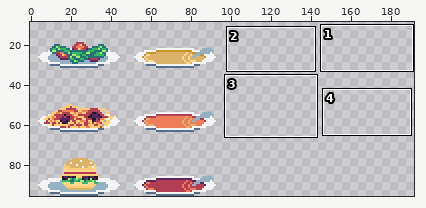
File history of a pixel-art file, art/plates.aseprite. Above: a wide view before the commit, with the close-up outlined.
Close-up. First the earlier version:
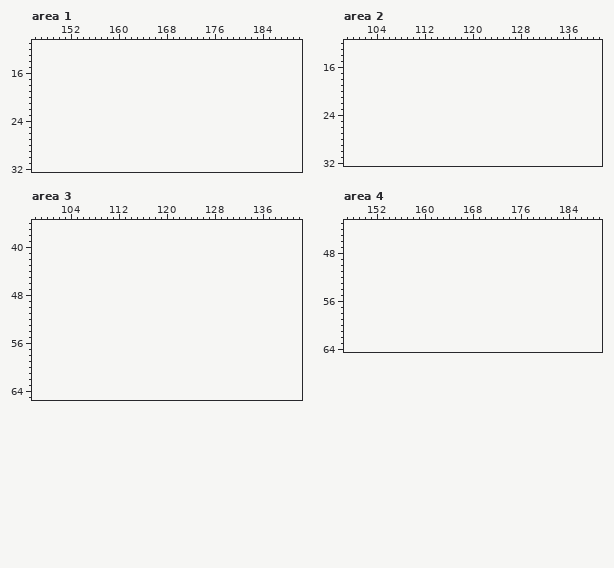
96x96 pixels, 1 frame. Shown: area 1: x 146..190, y 11..32; area 2: x 99..141, y 12..32; area 3: x 98..142, y 36..65; area 4: x 147..189, y 43..64. The old version is drawn lined up with the new one, on the new canvas. The wide view leaves out empty margins. The commit also changed other parts of the picture, which this record leaves out.
New version:
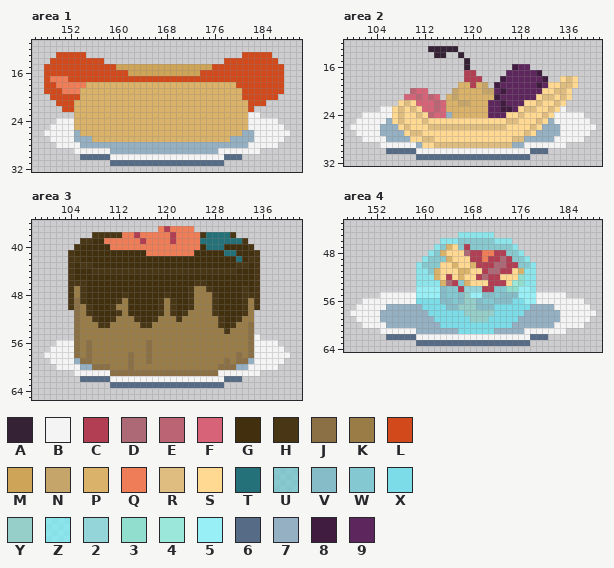
Palette (. is transparent): A #352235  B #f4f4f4  C #b13e53  D #ae6976  E #ba6474  F #d76378  G #412f0e  H #493614  J #8a7044  K #9a7c47  L #d2491b  M #cea458  N #c6a56b  P #dbb269  Q #ef7d57  R #dfbc7f  S #ffd892  T #257179  U #6cc8ceb6  V #85bcc8  W #84c9d2  X #7cdde8  Y #96cec9  Z #73eff7b6  2 #93d5d9  3 #91dece  4 #9be8da  5 #98f0f6  6 #566c86  7 #94b0c2  8 #411c41  9 #5d275d
From old to new:
canvas 96x96 -> 192x96
Changed rows in their new state; - is an unchanged pixel.
Area 1:
first column x 148:
13 --LLLLL--------------------------LLLLL---
14 -LLLLLLLLL--------------------LLLLLLLLL--
15 LLLLLLLLLLLLMMMMMMMMMMMMMMMMLLLLLLLLLLLL-
16 LLLLLLLLLLLLLLMMMMMMMMMMMMLLLLLLLLLLLLLL-
17 LQQQLLLLLLLLLLLLLLLLLLLLLLLLLLLLLLLLLLLL-
18 LLQQQQQPPPPPPPPPPPPPPPPPPPPPPPPPLLLLLLLL-
19 LLLQQQPPPPPPPPPPPPPPPPPPPPPPPPPPPLLLLLLL-
20 -LLLLLPPPPPPPPPPPPPPPPPPPPPPPPPPPLLLLLL--
21 --LLLPPPPPPPPPPPPPPPPPPPPPPPPPPPPPLLL----
22 ---LLPPPPPPPPPPPPPPPPPPPPPPPPPPPPPL------
23 -----PPPPPPPPPPPPPPPPPPPPPPPPPPPPPBB-----
24 --BBBPPPPPPPPPPPPPPPPPPPPPPPPPPPPPBBBBB--
25 -BBBBPPPPPPPPPPPPPPPPPPPPPPPPPPPPPBBBBBB-
26 BBBBB7PPPPPPPPPPPPPPPPPPPPPPPPPPP77BBBBBB
27 -BBBB777PPPPPPPPPPPPPPPPPPPPPPP7777BBBBB-
28 --BBBB7777777777777777777777777777BBBBB--
29 -----BBBBBB777777777777777777BBBBBBB-----
30 ------66666BBBBBBBBBBBBBBBBBBB666--------
31 -----------6666666666666666666-----------
Area 2:
first column x 100:
13 -------------AAAAA-----------------------
14 --------------AA--A----------------------
15 -------------------A---------------------
16 -------------------A-------899-----------
17 -------------------CC-----999998---------
18 -------------------CCC---89999998--SRS---
19 ------------------PPCPN-899999989SSRRS---
20 ----------EFF----NPPPPNN98999999SSRRS----
21 ---------FFEFEF-PNPPPPPP8999999SRRSRS----
22 --------SRSFFFEFPPNNPPP998999SSRSSRS-----
23 -----BBSRSRSFFEFPPPPPPP99889SRRSSRSB-----
24 --BBBBBSRSSRSEFF7PPPPPP999SSRSSSRSBBBBB--
25 -BBBBB7SRSSSRSSSSSSSSSSSSSRRSSSRS7BBBBBB-
26 BBBBB777SRSSSRRRRRRRRRRRRRSSSSRS777BBBBBB
27 -BBBB7777SRRSSSSSSSSSSSSSSSSSRS7777BBBBB-
28 --BBBB7777SSRRSSSSSSSSSSSSSRR77777BBBBB--
29 -----BBBBBB7SSRRRRRRRRRRRRR77BBBBBBB-----
30 ------66666BBBBBBBBBBBBBBBBBBB666--------
31 -----------6666666666666666666-----------
Area 3:
first column x 100:
37 -------------------QCQQQQ----------------
38 --------HHHHHQQCQQQQQCQQQQHTTTTH---------
39 ------HHGGQQQQQQCQQQQCQQQQTTTTTTTH-------
40 -----HGGGGGQQQQQQQQQQQQQQQGTTTGGGGH------
41 ----HGGGGGGGGGGGGQQQQQQQQGGGGGTTGGGH-----
42 ----HHGGGGGGGGGGGGGGGGGGGGGGGGGGTGHH-----
43 ----HGHHGGGGGGGGGGGGGGGGGGGGGGGGHHGH-----
44 ----HGGGHHHHHHHHHHHHHHHHHHHHHHHHGGGH-----
45 ----HGGGGGGGGGGGGGGGGGGGGGGGGGGGGGGH-----
46 ----HHHGGGGGGGGGGGGGGGGGGHHGGGGGGGGH-----
47 ----HKHGGGGGGGGGGGGGGGGGHKKHGGGGGHGH-----
48 ----HKHGGGGGGHGGGGGGHGGGHKKKHGGGGHHH-----
49 ----HJHGGGGGHKGGGGGHKHGGHKKKHGGGGHKH-----
50 ----HJKHGGGHKKGGGGGHKHGGHKKKHGGGGHKH-----
51 -----JKHGGGGHKGGGGGHKHGHKKKKHGGGGHK------
52 -----JKKHGGHKKKHGGHKKKHKKKKKKHGGHKK------
53 -----JKKKHHKKKKKHHKKKKKKKKKKKHGHKKJ------
54 -----JKKKKKKKKKKKKKKKKKKKKKKKKHKKKJ------
55 -----JKKKKKKKKKKKKKKKKKKKKKKKKKKKKJB-----
56 --BBBJKJKKKKKKKKKJKKKKKKKKKKKKKKKKJBBBB--
57 -BBBBJKJKKKKKKKKKJKKKKKKKKKKKKKKKKJBBBBB-
58 BBBBBJKJKKKKKKJKKJKKKKKKKKKKKKKKJKJBBBBBB
59 -BBBB7JJKKKKKKJKKJKKKKKKKKKKKKJKJJ7BBBBB-
60 --BBBB77JJJKKKJKKKKKKKKKKKKKKJJJ77BBBBB--
61 -----BBBBBBJJJJJJJJJJJJJJJJJJBBBBBBB-----
62 ------66666BBBBBBBBBBBBBBBBBBB666--------
63 -----------6666666666666666666-----------
Area 4:
first column x 148:
45 ------------------ZZZZZZ-----------------
46 ---------------ZZZUUUUUUZZZ--------------
47 --------------ZUPSUCUUUUUUUZ-------------
48 -------------ZUPSSSDCCQQCCUUZ------------
49 ------------ZUUUPSSSCCQCCDCUUZ-----------
50 -----------ZUUUSSPSSPCCCDDCCUUZ----------
51 -----------ZZUPSSSPPSSCDDCCSPZZ----------
52 -----------ZZZPSCSPSSCDCCSSS3ZZ----------
53 -----------ZZZZPDCUPSSSCCCS43ZZ----------
54 -----------5555VWWC222CCWW3355Z----------
55 -----BBBBBB5555VWWVY55VVWVVV555BBBBB-----
56 --BBBBBBBBBXXXXVVWVYYVWWVVVXX55BBBBBBBB--
57 -BBBBB777777XXXXVVYYYVVVXXXXXX7777BBBBBB-
58 BBBBB77777777XXXXXXYYYYYXXXXX777777BBBBBB
59 -BBBB777777777XXXXXXYYYXXXXX7777777BBBBB-
60 --BBBB777777777XXXXXXXXXXXX7777777BBBBB--
61 -----BBBBBB7777777XXXXXX77777BBBBBBB-----
62 ------66666BBBBBBBBBBBBBBBBBBB666--------
63 -----------6666666666666666666-----------
Where, in picture pixels (left, top, right, bottom), the same in both close-ups:
added: (44, 52, 290, 166)
added: (350, 46, 596, 160)
added: (44, 226, 290, 388)
added: (350, 232, 596, 346)
